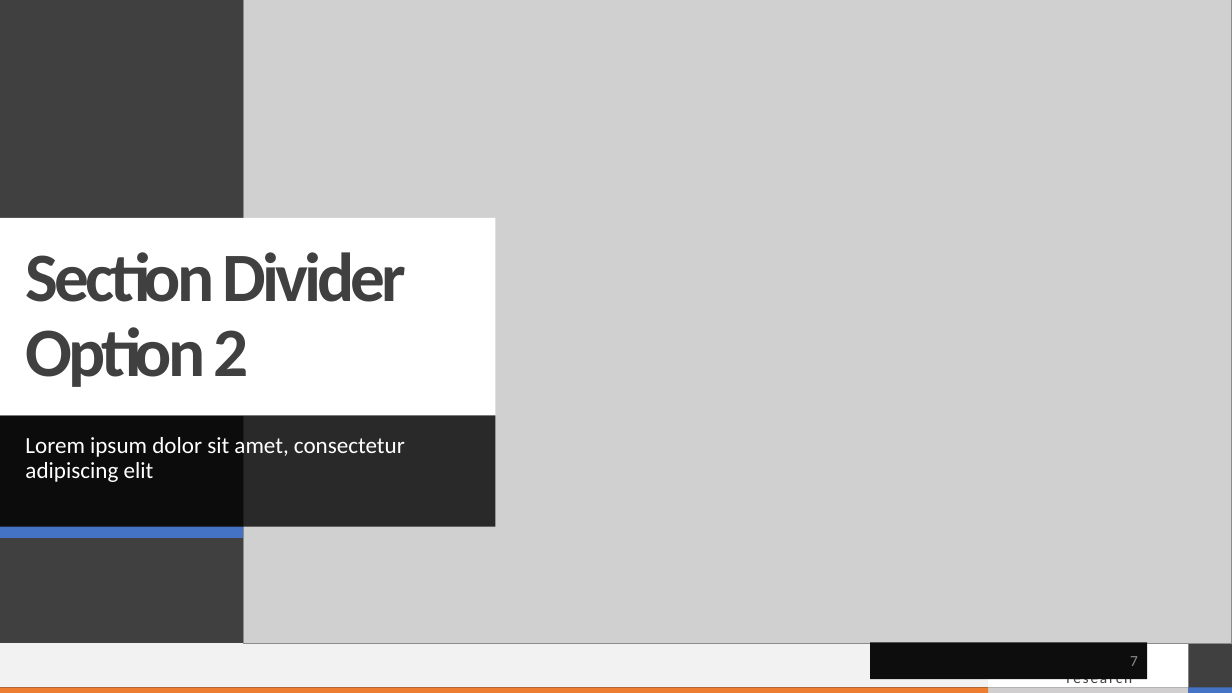
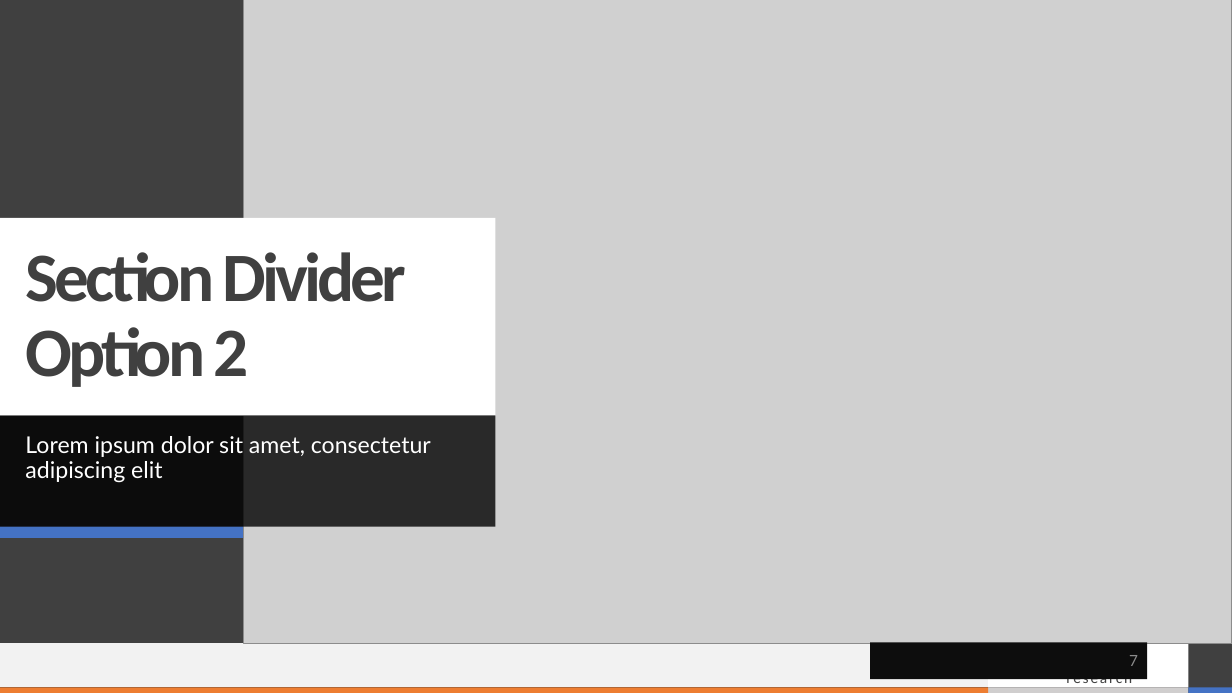
Before and after one commit to bonniema/salary-predictor, a slide deck: slide 7 of Job_Prediction_Presentation.pptx. Drawn at 1232x693 pixels with LibreOffice and Linux fonts; fonts in the diff are those of the drawing; grey boxes stand for pictures. Boxes give left, top, right and bottom in pixels: in the first picture for what was removed or moved away, otherwise in the second. Text is boxed around its words. In the diff, an @@ line names an element or a change of style, - is before the commit and + after.

```diff
--- a/Job_Prediction_Presentation.pptx
+++ b/Job_Prediction_Presentation.pptx
@@ text "Lorem ipsum dolor sit amet, ..." at box(0, 416, 495, 527): font Calibri to Lato @@
@@ page number at box(871, 642, 1148, 679): font Calibri to Lato @@
```
Also in this commit, not shown: 10 other slides changed, 1 slide added, 1 slide removed, 2 other files.
